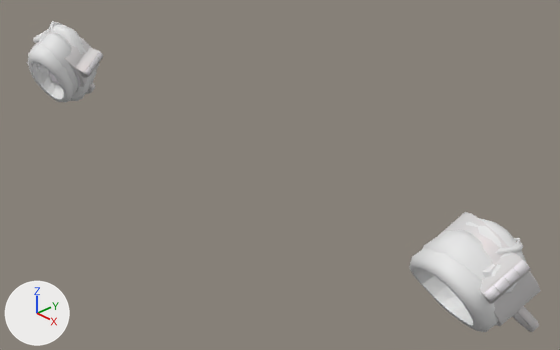
An edit to the Blender file Prisoner's Shackles/Shackles.blend, drawn before and after from the same camera.
One viewpoint serves both versions: a 50 mm camera at (5.01, -3.9, 2.74) aimed at (0.49, 0.32, -0.27). Arrows for +X, +Y and +Z are at lower left; the lights stay in place.

Before the edit, the objects in view are built like this:
```python
ob_cylinder_003 = bpy.data.objects.new('Cylinder.003', me_cylinder_007)
ob_cylinder_003.location = (-3.198, 0.06, 0.06)
ob_cylinder_003.rotation_euler = (-15.18, 0.211, -5.824)  # degrees (210, 12, -334)
ob_cylinder_003.scale = (0.164, 0.164, 0.027)
ob_cylinder_005 = bpy.data.objects.new('Cylinder.005', me_cylinder_009)
ob_cylinder_005.location = (2.557, 0.306, -0.162)
ob_cylinder_005.rotation_euler = (-15.09, -0.164, 5.806)  # degrees (215, -9.4, 333)
ob_cylinder_005.scale = (0.164, 0.164, 0.027)
ob_prisonercuffs = bpy.data.objects.new('PrisonerCuffs', me_prisonercuffs)
ob_prisonercuffs.location = (0.0, 0.0, 0.0)
ob_prisonercuffs.rotation_euler = (1.571, 0.0, 0.0)  # degrees (90, 0, 0)
```
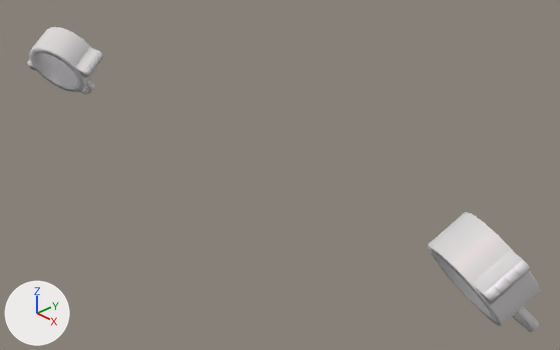
Location of each change, (x1, y1, x2, y2) in pixels of the pictures (560 x 350 px):
```json
{"object": "PrisonerCuffs", "change": "deleted", "before": [28, 21, 526, 332]}
{"object": "Cylinder.003", "change": "unchanged, uncovered by the edit", "before": [27, 29, 103, 94], "after": [27, 27, 103, 94]}
```

The change, as JSON lines over the scene's bpy script:
```json
{"op": "remove", "block": "ob_prisonercuffs", "code": ["ob_prisonercuffs = bpy.data.objects.new('PrisonerCuffs', me_prisonercuffs)", "ob_prisonercuffs.location = (0.0, 0.0, 0.0)", "ob_prisonercuffs.rotation_euler = (1.571, 0.0, 0.0)  # degrees (90, 0, 0)"]}
```
